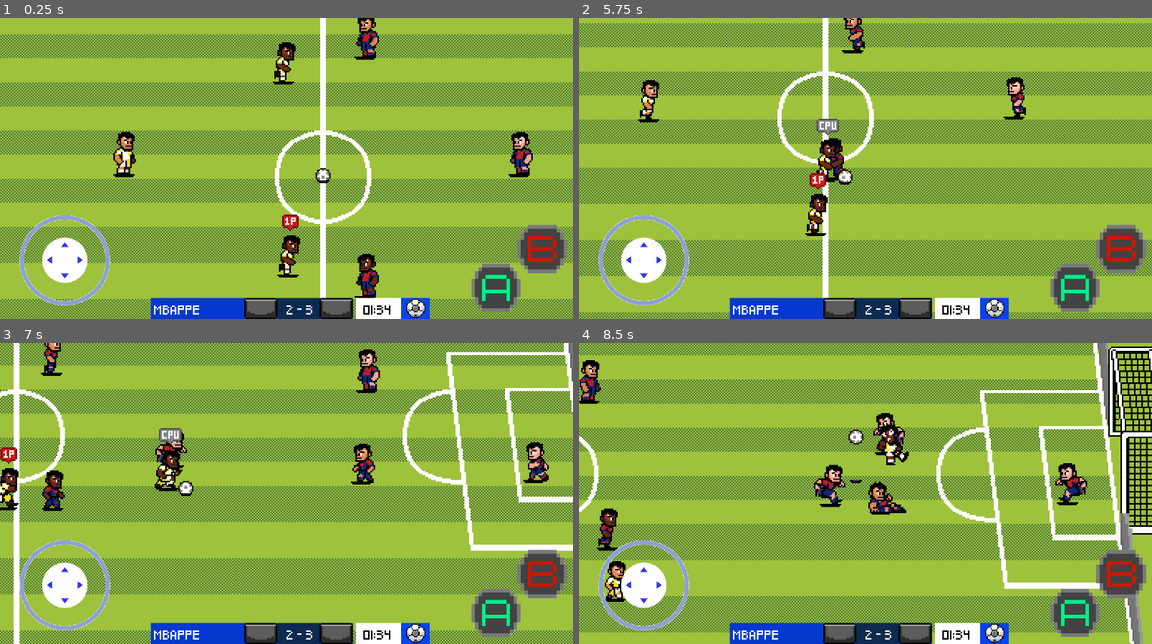
Above: before the commit, frames 1-4 (two rows, left to right).
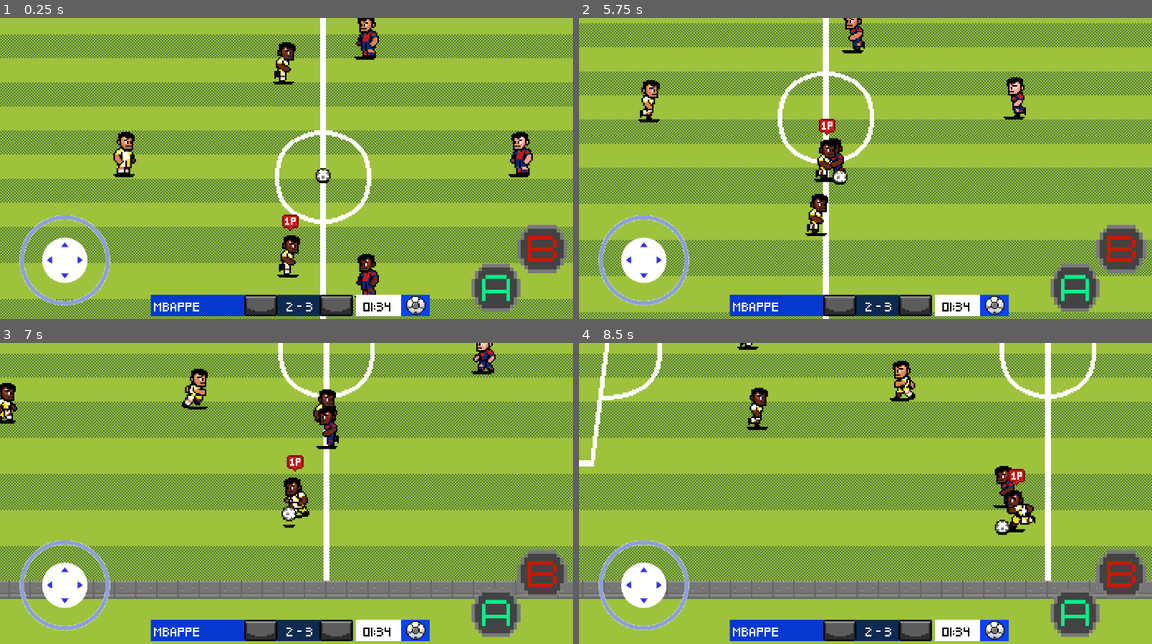
Above: after the commit, the same moments.

Repository: ftMadrid/Sportec
Game: Godot game, scene res://scenes/field.tscn
Same seed, same stepped clock (60 frames per second), same inputs: the game is played once before the commit and once after it.
Inputs (mouse positions are in pixels of both pictures, inside the frame that each line leads up to):
- Up to frame 1 (0.25 s): no input
- Up to frame 2 (5.75 s): move the mouse to (991, 153) at 0.52 s; hold Right (p_right) 0.53-1.25 s; tap one key every 1.5 s from 0.6 s: S (p2_down) G (p2_pass) H (p2_shoot) X (p_pass); click (991, 153) at 0.67 s; drag from (750, 183) to (865, 162) at 1.27 s; move the mouse to (922, 102) at 2.02 s; hold Right (p_right) 2.03-2.75 s; drag from (836, 228) to (670, 162) at 2.77 s; move the mouse to (1037, 213) at 3.52 s; hold Left (p_left) 3.53-4.25 s; drag from (693, 123) to (848, 147) at 4.27 s; move the mouse to (894, 168) at 5.02 s; hold Down (p_down) from 5.03 s (still down); click (894, 168) at 5.17 s
- Up to frame 3 (7 s): release Down (p_down) at 5.75 s; drag from (200, 418) to (91, 442) at 5.77 s; move the mouse to (412, 478) at 6.52 s; hold Up (p_up) from 6.53 s (still down); tap S (p2_down) at 6.6 s
- Up to frame 4 (8.5 s): release Up (p_up) at 7.25 s; drag from (750, 508) to (917, 394) at 7.27 s; move the mouse to (922, 427) at 8.02 s; hold Down (p_down) from 8.03 s (still down); tap G (p2_pass) at 8.1 s

The runs differ from the first frame. In frame 1, 1.7% of the frame differs, in the area x 26-75%, y 91-100%; in frame 2, 16%; in frame 3, 49%; in frame 4, 58%, in the area x 0-100%, y 0-100%.

Commit message:
Implemented auto-switch in target player 1 when a cpu gets the ball (teammate)

Diff:
--- a/sportec/scenes/actors.gd
+++ b/sportec/scenes/actors.gd
@@ -7,7 +7,6 @@
 @export var ball: Ball
 @export var frame_home : Goal
 @export var frame_away : Goal
-
 @onready var spawns : Node2D = %Ready
 @onready var kickoffs : Node2D = %Kickoffs
 
@@ -58,7 +57,31 @@
 	player.setControlScheme(Player.ControlScheme.CPU)
 	player.loader(player_position, kickoffs_pos, ball,  own_frame, target_frame, player_data, team)
 	player.swap_requested.connect(player_swap_request.bind())
+	player.ball_possessed.connect(on_auto_switch_requested.bind())
 	return player
+
+func on_auto_switch_requested(new_carrier: Player) -> void:
+	var squad_to_check : Array[Player] = []
+
+	if home_squad.has(new_carrier):
+		squad_to_check = home_squad
+	elif away_squad.has(new_carrier):
+		squad_to_check = away_squad
+
+	if squad_to_check.is_empty(): return
+
+	var current_p1 : Player = null
+
+	for p in squad_to_check:
+		if p.control_scheme == Player.ControlScheme.P1:
+			current_p1 = p
+			break
+
+	if current_p1 and current_p1 != new_carrier:
+		current_p1.setControlScheme(Player.ControlScheme.CPU)
+
+		new_carrier.setControlScheme(Player.ControlScheme.P1)
+		print("Auto-switch: P1 cambio de ", current_p1.pname, " a ", new_carrier.pname)
 
 func set_duty_weights() -> void:
 	for squad in [away_squad, home_squad]:
--- a/sportec/scenes/characters/player.gd
+++ b/sportec/scenes/characters/player.gd
@@ -2,6 +2,7 @@
 extends CharacterBody2D
 
 signal swap_requested(player: Player)
+signal ball_possessed(player: Player)
 
 const control_scheme_map : Dictionary = {
 	ControlScheme.CPU: preload("res://assets/art/props/cpu.png"),
@@ -47,6 +48,7 @@
 var ia_behavior_fact := IABehaviorFact.new()
 var current_ia_behavior : IABehavior = null
 var kickoff_pos := Vector2.ZERO
+var was_carrying_ball := false
 
 var pname := ""
 var role := Player.Role.MIDFIELD
@@ -60,6 +62,7 @@
 	sprite_visibility()
 	process_gravity(delta)
 	move_and_slide()
+	check_auto_switch()
 
 func _ready() -> void:
 	set_actual_target()
@@ -75,6 +78,15 @@
 	var init_pos := kickoff_pos if team == GameManager.teams[0] else spawn_position
 	switch_st(State.RESETING, PlayerStateData.build().setResetPosition(init_pos))
 
+func check_auto_switch() -> void:
+	var carrying_now = has_ball()
+
+	if carrying_now and not was_carrying_ball:
+		if control_scheme == ControlScheme.CPU:
+			ball_possessed.emit(self)
+
+	was_carrying_ball = carrying_now
+
 func flipt_sprites() -> void:
 	if heading == Vector2.RIGHT:
 		sprite.flip_h = false
--- a/sportec/scenes/goals/goal.tscn
+++ b/sportec/scenes/goals/goal.tscn
@@ -79,5 +79,5 @@
 collision_mask = 4
 
 [node name="CollisionShape2D" type="CollisionShape2D" parent="ScoringArea"]
-position = Vector2(0, -35)
+position = Vector2(10, -35)
 shape = SubResource("RectangleShape2D_6yncu")
--- a/sportec/scenes/ui/ui.tscn
+++ b/sportec/scenes/ui/ui.tscn
@@ -31,9 +31,9 @@
 anchor_right = 4.175
 anchor_bottom = 4.9750004
 offset_left = -67.0
-offset_top = -14.000015
+offset_top = -16.000015
 offset_right = 67.0
-offset_bottom = -1.5258789e-05
+offset_bottom = -2.0000153
 grow_horizontal = 2
 grow_vertical = 0
 color = Color(0.019607844, 0.21960784, 0.8117647, 1)
@@ -85,9 +85,9 @@
 unique_name_in_owner = true
 layout_mode = 0
 offset_left = 236.0
-offset_top = 185.0
+offset_top = 183.0
 offset_right = 266.0
-offset_bottom = 199.0
+offset_bottom = 197.0
 theme_override_colors/font_color = Color(0, 0, 0, 1)
 theme_override_styles/normal = SubResource("StyleBoxFlat_f5cxw")
 text = "01:34"
@@ -96,9 +96,9 @@
 [node name="Ball" type="Label" parent="UIControl"]
 layout_mode = 0
 offset_left = 266.0
-offset_top = 185.0
+offset_top = 183.0
 offset_right = 285.0
-offset_bottom = 199.0
+offset_bottom = 197.0
 theme_override_colors/font_color = Color(0, 0, 0, 1)
 theme_override_styles/normal = SubResource("StyleBoxFlat_aac20")
 horizontal_alignment = 1
Not shown, changed: sportec/Sportec.apk
Not shown, changed: sportec/Sportec.apk.idsig
